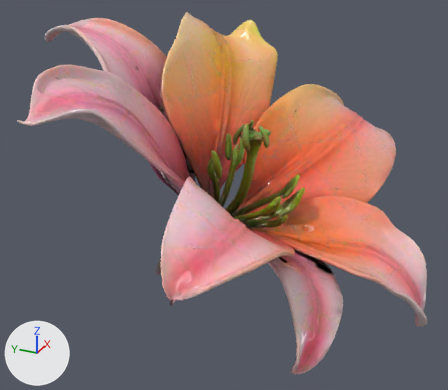
The glTF model assets/models/pink_lily.glb as it was, and as the next commit left it.
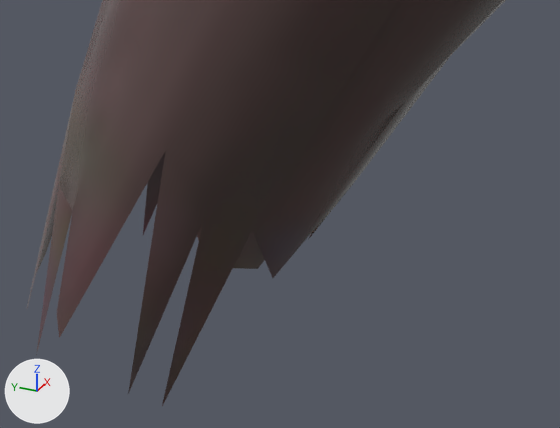
Old and new are each drawn whole from a 50 mm camera at (-2.311, -1.013, 1.44) aimed at (-0.044, 0.007, 0.307) and again close up from a 50 mm camera at (-0.222, 0.205, -0.05) aimed at (0.014, 0.311, -0.168). The axes (+X, +Y, +Z) are drawn at lower left. The lights are the same throughout. The first two pictures are the older version. Where no turn or scale is listed for an object, it has been applied to the vertices. Vertices at exactly the same position are counted once.
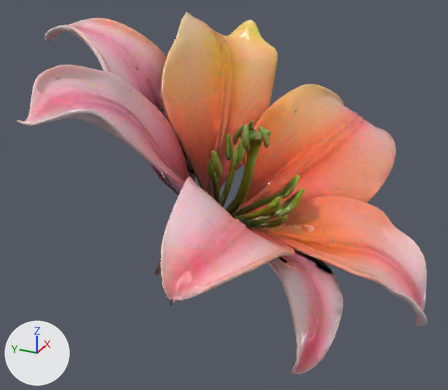
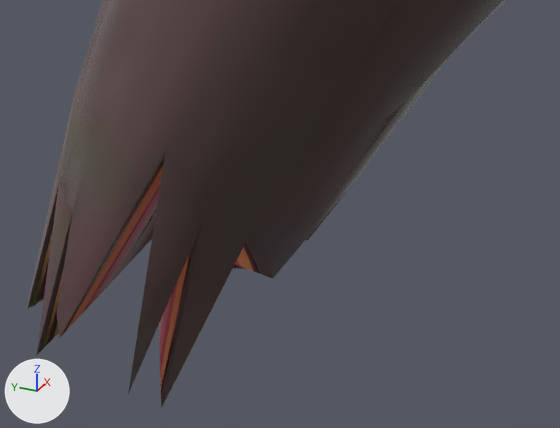
Location of each change, (x1, y1, x2, y2) in pixels of the close-ups (560 x 428 px):
'mesh_0', reshaped: before (26, 0, 506, 406); after (26, 0, 506, 408)
part 1 of me_mesh_0, added: after (27, 152, 353, 408)

Edits to the bpy script that builds the scene:
```text
Change me_mesh_0:
    used by ob_mesh_0; location = (0.0, 0.0, 0.0)
    remove me_mesh_0.from_pydata(...)  # 19596 vertices, 39481 faces; spans x -0.99..0.99, y -0.91..0.91, z -0.22..1.0
    add me_mesh_0.from_pydata(...)  # 19597 vertices, 39510 faces; spans x -0.99..0.99, y -0.91..0.91, z -0.22..1.0
    me_mesh_0 part 1
    1 vertex is added at (-0.01, 0.35, -0.17)
    29 new faces join them
    other edits to the shape of me_mesh_0 do not show in these pictures
```
